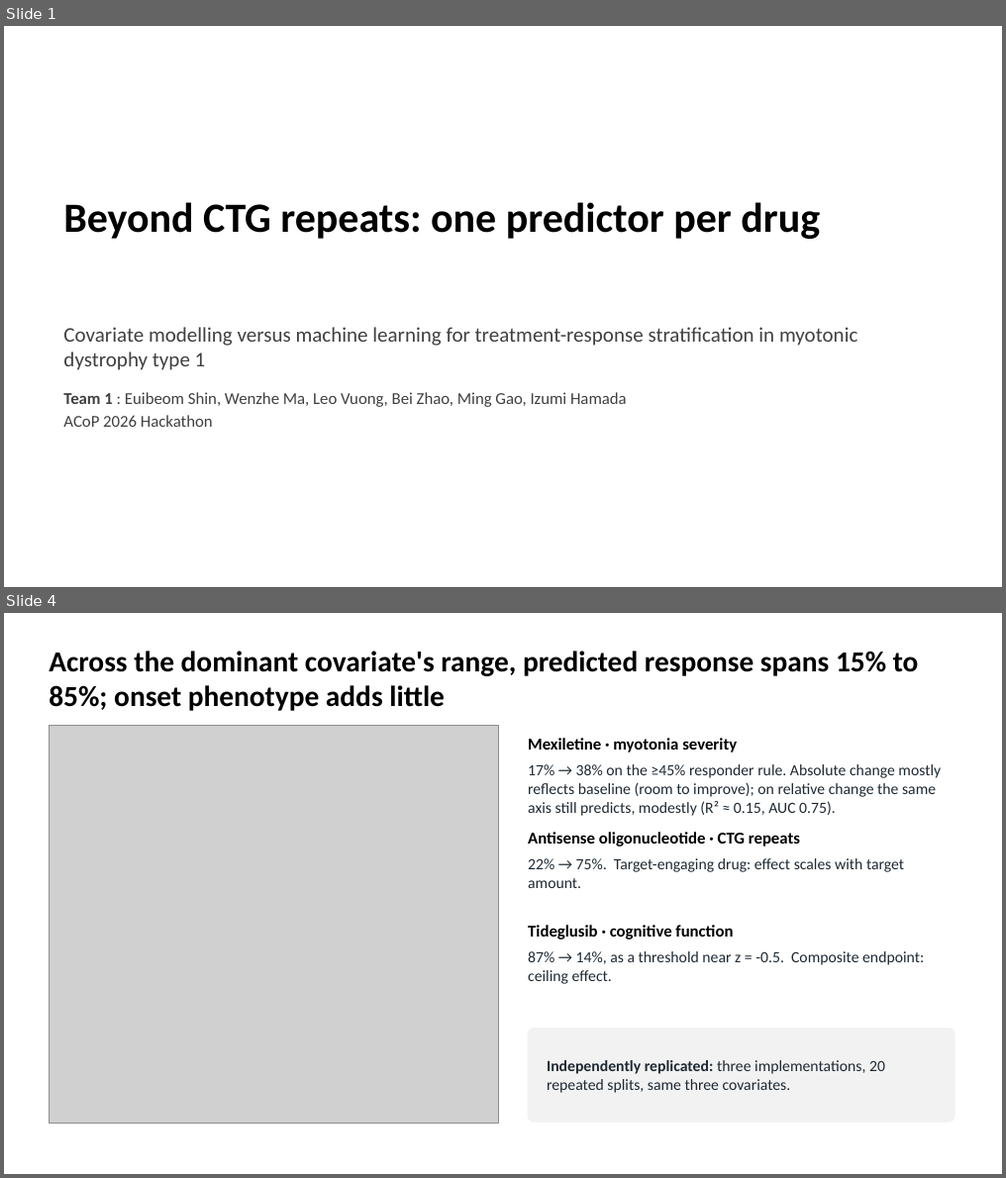
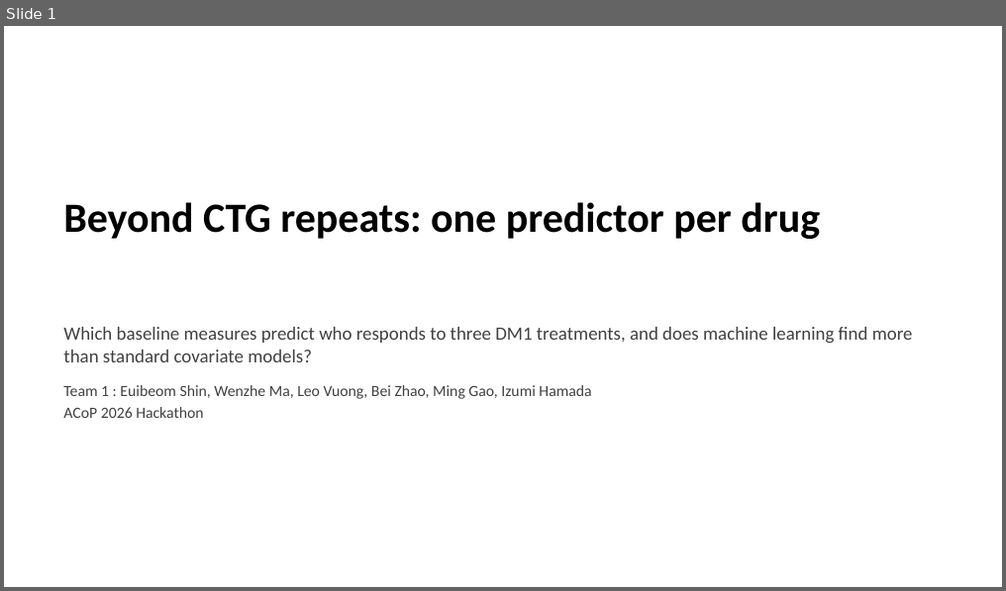
Before and after one commit to euibeom135-cell/acop2026-hackathon-team1, a slide deck: slides/Team1_DM1_slides.pptx. Shown one above the other, each under a label of ours: slides 1 and 4 before the commit, slide 1 after it; the slides between them are not shown. The pictures are 1006x1178 and 1006x591 pixels, drawn with LibreOffice and Linux fonts; fonts in the diff are those of the drawing; grey boxes stand for pictures. Boxes give left, top, right and bottom in pixels: in the first picture for what was removed or moved away, otherwise in the second. Text is boxed around its words. In the diff, an @@ line names an element or a change of style, - is before the commit and + after.

```diff
--- a/slides/Team1_DM1_slides.pptx
+++ b/slides/Team1_DM1_slides.pptx
@@ slide 4 removed at (4,613,1002,1174), background #FFFFFF @@
@@ title removed at (49,651,919,711) @@
-Across the dominant covariate's range, predicted response spans 15% to 85%; onset phenotype adds little
@@ picture removed at (49,725,498,1124) @@
@@ text removed at (528,738,737,753) @@
-Mexiletine · myotonia severity
@@ text removed at (528,764,941,816) @@
-17% → 38% on the ≥45% responder rule. Absolute change mostly reflects baseline (room to improve); on relative change the same axis still predicts, modestly (R² ≈ 0.15, AUC 0.75).
@@ text removed at (528,832,800,847) @@
-Antisense oligonucleotide · CTG repeats
@@ text removed at (528,859,904,888) @@
-22% → 75%. Target-engaging drug: effect scales with target amount.
@@ text removed at (528,925,733,940) @@
-Tideglusib · cognitive function
@@ text removed at (528,952,924,984) @@
-87% → 14%, as a threshold near z = -0.5. Composite endpoint: ceiling effect.
@@ rounded rectangle removed at (528,1029,954,1122) @@
@@ text removed at (547,1060,885,1093) @@
-Independently replicated: three implementations, 20 repeated splits, same three covariates.
@@ slide 1 changed as well @@
@@ text at (63,327,913,363): text changed; size 20 to 18 pt @@
-Covariate modelling versus machine learning for treatment-response stratification in myotonic dystrophy type 1
+Which baseline measures predict who responds to three DM1 treatments, and does machine learning find more than standard covariate models?
@@ text at (63,385,591,418): size 16 to 15 pt in "Team 1 : Euibeom Shin, Wenzhe Ma, ...", "ACoP 2026 Hackathon"; bold off in "Team 1" @@
```
Also in this commit, not shown: 5 other slides changed, 7 slides added, 3 other slides removed, 3 other files.
